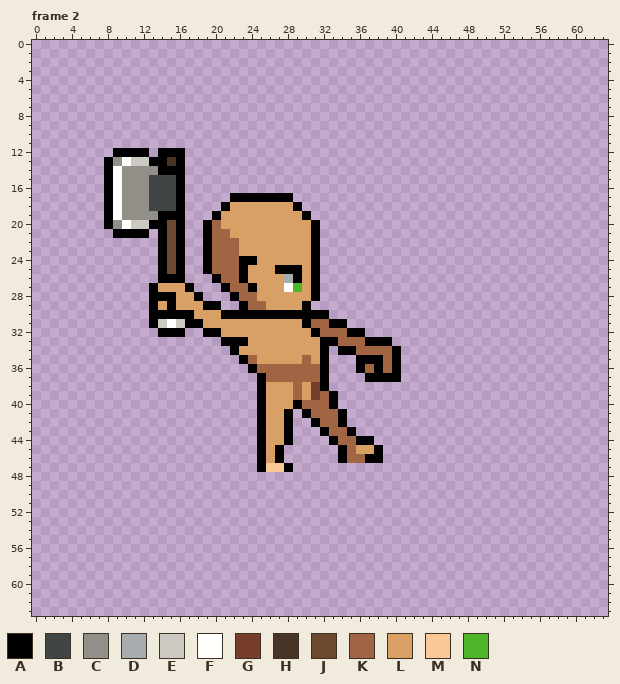
One commit to this pixel-art file: assets/Entities/Characters/Body_A/Animations/Slice_Base/Slice_Side.aseprite. Above, as it was before the edit.
64x64 pixels, 8 frames. Colours within 5 levels of each other are drawn and written as one. Shown: frame 2. The commit also changed other frames, which this record leaves out.
Palette (. is transparent): A #000000  B #404545  C #928f88  D #a7acae  E #ccc9c2  F #fffffe  G #763d2b  H #483425  J #6c492f  K #a26543  L #d9a066  M #fac895  N #4cb528
New version:
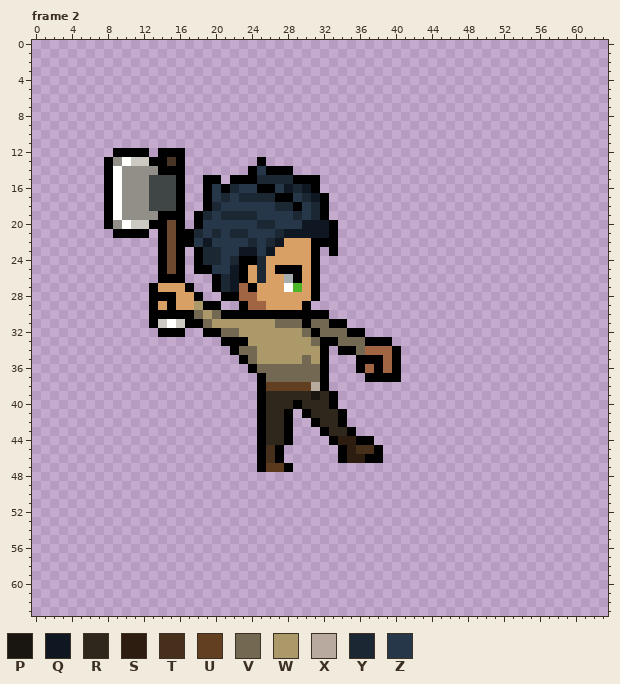
Colours new in this view: P #191612  Q #0e1722  R #2f271c  S #2c1d10  T #47301b  U #633f21  V #736952  W #ac996a  X #b8aa9e  Y #1c2734  Z #27374a
Diff:
layer "Pants" added
layer "Boots" added
layer "Shirt" added
layer "Hair-V1-F1" added
@@ palette @@
-M #fac895
+M #5a391c
--- frame 2
@@ x 15..39 @@
 12 AA.......................
-13 HA.......................
-14 AA.......................
-15 BA.......................
-16 BA.......................
-17 BA.....AAAAAAA...........
-18 BA....ALLLLLLLA..........
-19 AA...ALLLLLLLLLA.........
-20 JA..AKLLLLLLLLLLA........
-21 JA..AKKLLLLLLLLLA........
-22 JA..AKKKLLLLLLLLA........
-23 JA..AKKKLLLLLLLLA........
-24 JA..AKKKAALLLLLLA........
-25 JA..AKKKALLLAAALA........
-26 AA...AKKALLLLDALA........
-27 LLA...AKKALLLFNLA........
-28 ALLA...AKKLLLLLLA........
-29 ALLLAA..AKKLLLLA.........
-30 AAALLLAAAAAAAAAAAA.......
-31 FEAALLLLLLLLLLLAKKAA.....
-32 AA..AALLLLLLLLLLAKKKAA...
-33 ......AAALLLLLLLLAAKKKAAA
-34 .......ALLLLLLLLLA.AAKKKK
-35 ........AKLLLLLKLA...AAAK
-36 .........AKKKKKKKA...AKAK
-37 ..........AKKKKKKA....AAA
-38 ..........ALLLKLGA.......
-39 ..........ALLLKLGKA......
-40 ..........ALLLAKKKA......
-41 ..........ALLA.AKKKA.....
-42 ..........ALLA..AKKA.....
-43 ..........ALLA...AKKA....
-44 ..........ALLA....AKKAA..
-45 ..........ALA......AKLLA.
-46 ..........ALA......AKKAA.
+13 HA........A..............
+14 AA.......AZAAA...........
+15 BA..AA.AAAYYYYAAA........
+16 BA..AZAYZZAAZQYQA........
+17 BA..AZYZYYYYAAZYQA.......
+18 BA..AYZZZZZZYYAZYA.......
+19 AA.AYZYYYYZZZZYZYA.......
+20 JA.AZZZZZZYYZZZQQQA......
+21 JAAYZYZYYZZZYQQQQQA......
+22 JAAZQZZZZYZYQLLLAAA......
+23 JA.AYYZZQQZQLLLLA.A......
+24 JA.AYYZYAAYLLLLLA........
+25 JA.AAZZQALYLAAALA........
+26 AA...AYQALYLLDALA........
+27 LLA..AYQKALLLFNLA........
+28 ALLA..AAKKLLLLLLA........
+29 ALLWAA..AKKLLLLA.........
+30 AAAVWVAAAAAAAAAAAA.......
+31 FEAAVWWWWWWWVVVAVVAA.....
+32 AA..AAVVWWWWWWWVAVVVAA...
+33 ......AAAWWWWWWWVAAVVVAAA
+34 .......AVVWWWWWWWA.AAVKKK
+35 ........AVWWWWWVWA...AAAK
+36 .........AVVVVVVVA...AKAK
+37 ..........AVVVVVVA....AAA
+38 ..........AUUUUUXA.......
+39 ..........ARRRRRPRA......
+40 ..........ARRRARRRA......
+41 ..........ARRA.ARRRA.....
+42 ..........ARRA..ARRA.....
+43 ..........ARRA...ARRA....
+44 ..........ARRA....ASSAA..
+45 ..........ATA......ASTTA.
+46 ..........ATA......ASSAA.
 47 ..........AMMA...........
